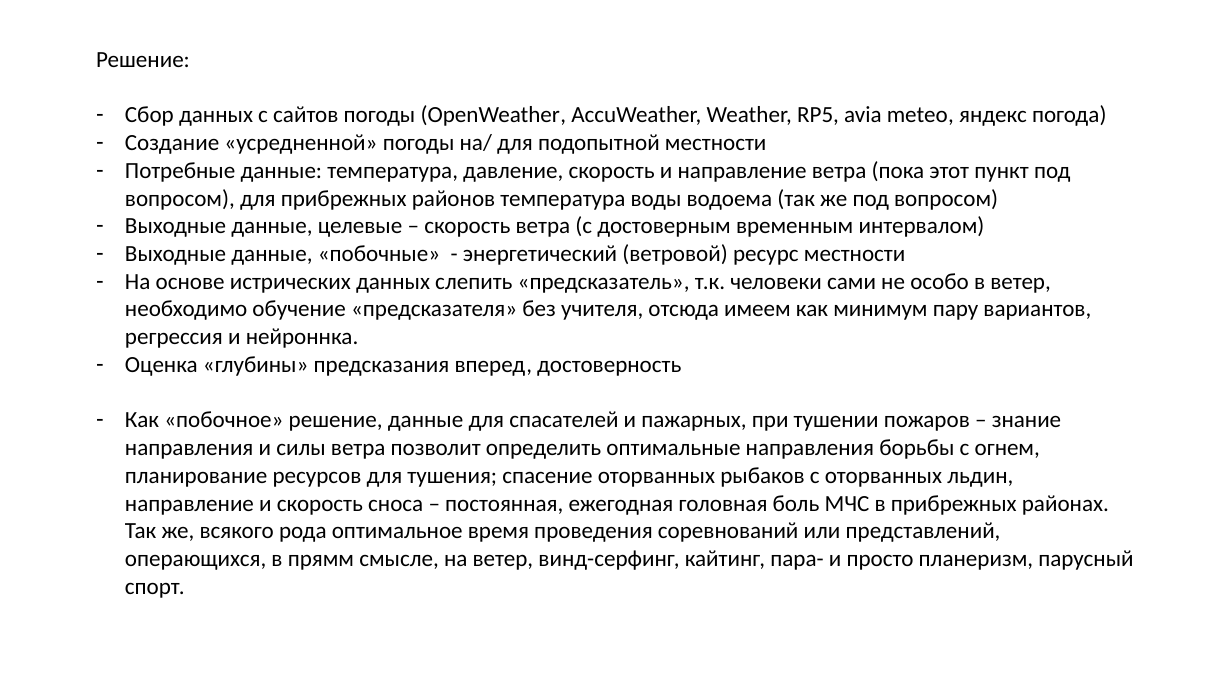
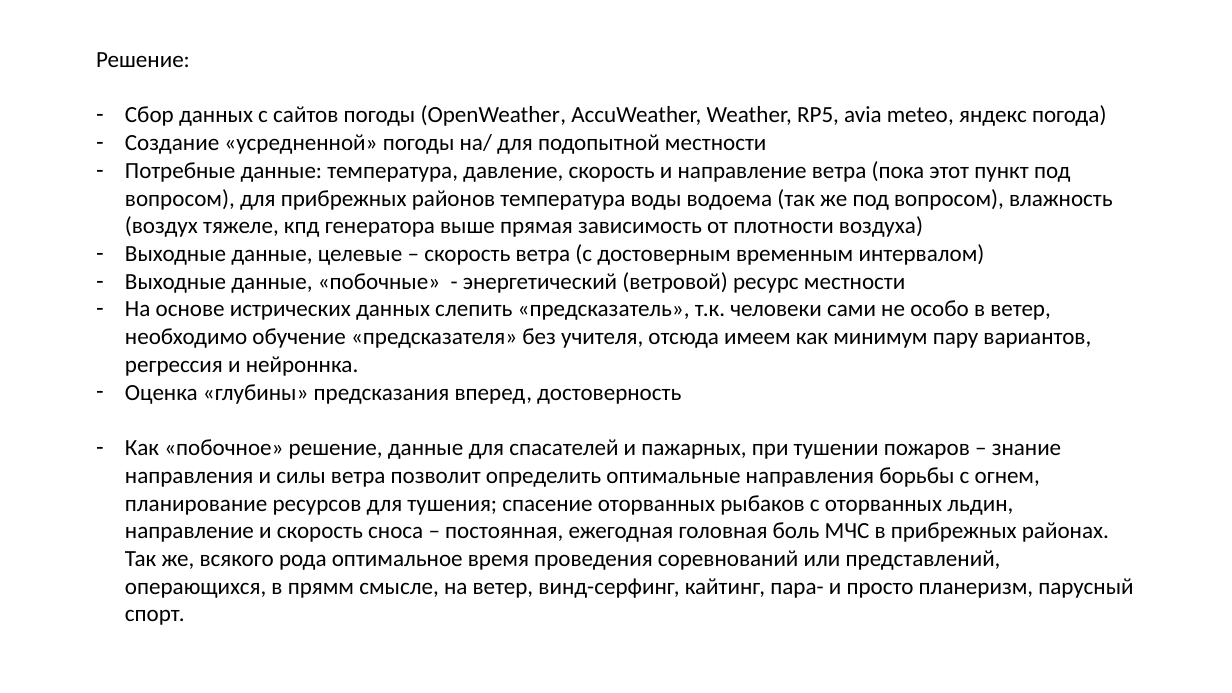
Before and after one commit to Dmitry1973/GB_Final_project, a slide deck: slide 5 of FInal_project.pptx (slide 3 before the commit). Drawn at 1232x693 pixels with LibreOffice and Linux fonts; fonts in the diff are those of the drawing. Boxes give left, top, right and bottom in pixels: in the first picture for what was removed or moved away, otherwise in the second. Text is boxed around its words. In the diff, an @@ line names an element or a change of style, - is before the commit and + after.

```diff
--- a/FInal_project.pptx
+++ b/FInal_project.pptx
@@ text at [125,161,1113,237]: text changed @@
-– Потребные данные: температура, давление, скорость и направление ветра (пока этот пункт под вопросом), для прибрежных районов температура воды водоема (так же под вопросом)
+– Потребные данные: температура, давление, скорость и направление ветра (пока этот пункт под вопросом), для прибрежных районов температура воды водоема (так же под вопросом), влажность (воздух тяжеле, кпд генератора выше прямая зависимость от плотности воздуха)
```
Also in this commit, not shown: 1 other slide changed, 2 slides added.
